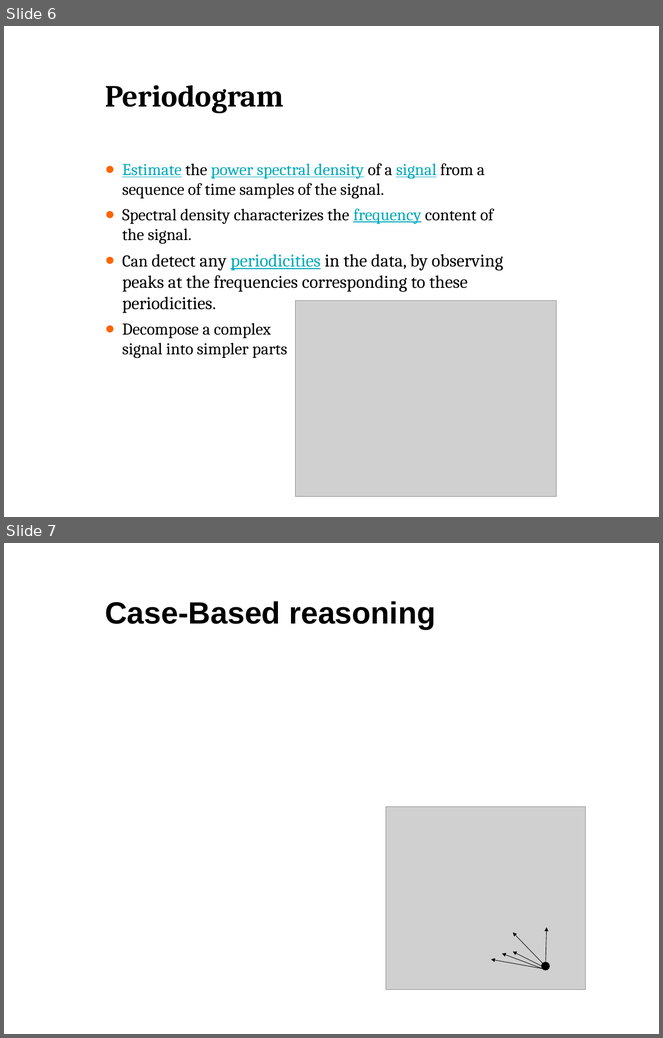
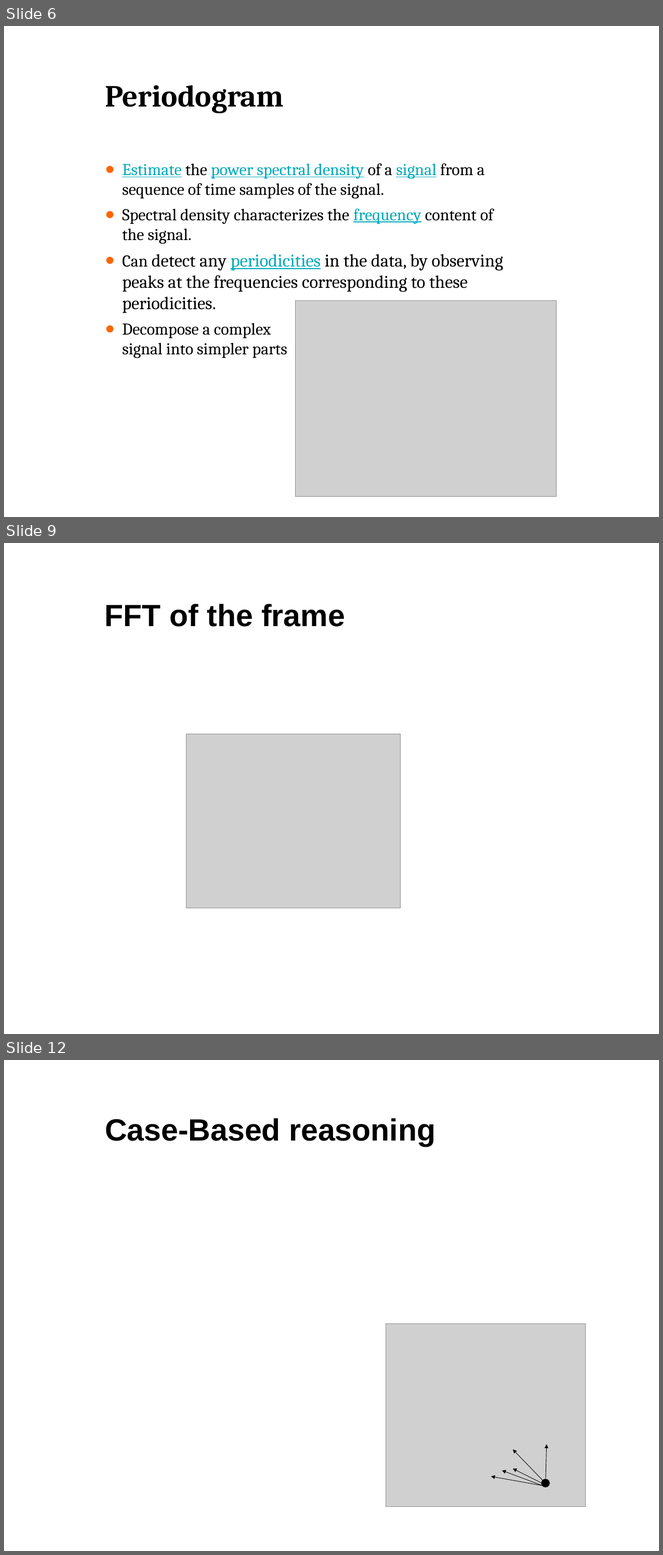
Before and after one commit to ada/case-based-reasoning, a slide deck: report/presentation.pptx. Shown one above the other, each under a label of ours: slides 6 and 7 before the commit, slides 6, 9 and 12 after it; the slides between them are not shown. The pictures are 663x1038 and 663x1555 pixels, drawn with LibreOffice and Linux fonts; fonts in the diff are those of the drawing; grey boxes stand for pictures; background and template pictures are left out. Boxes give left, top, right and bottom in pixels: in the first picture for what was removed or moved away, otherwise in the second. Text is boxed around its words. In the diff, an @@ line names an element or a change of style, - is before the commit and + after.

```diff
--- a/report/presentation.pptx
+++ b/report/presentation.pptx
@@ slide 9 added at [4, 543, 659, 1034], background #FFFFFF @@
@@ title added at [105, 604, 345, 627], 48 pt, text #000000, bold @@
+FFT of the frame
@@ picture added at [187, 734, 401, 909] @@
@@ what was slide 7 is now slide 12 @@
```
Also in this commit, not shown: 1 slide changed, 5 other slides added.
